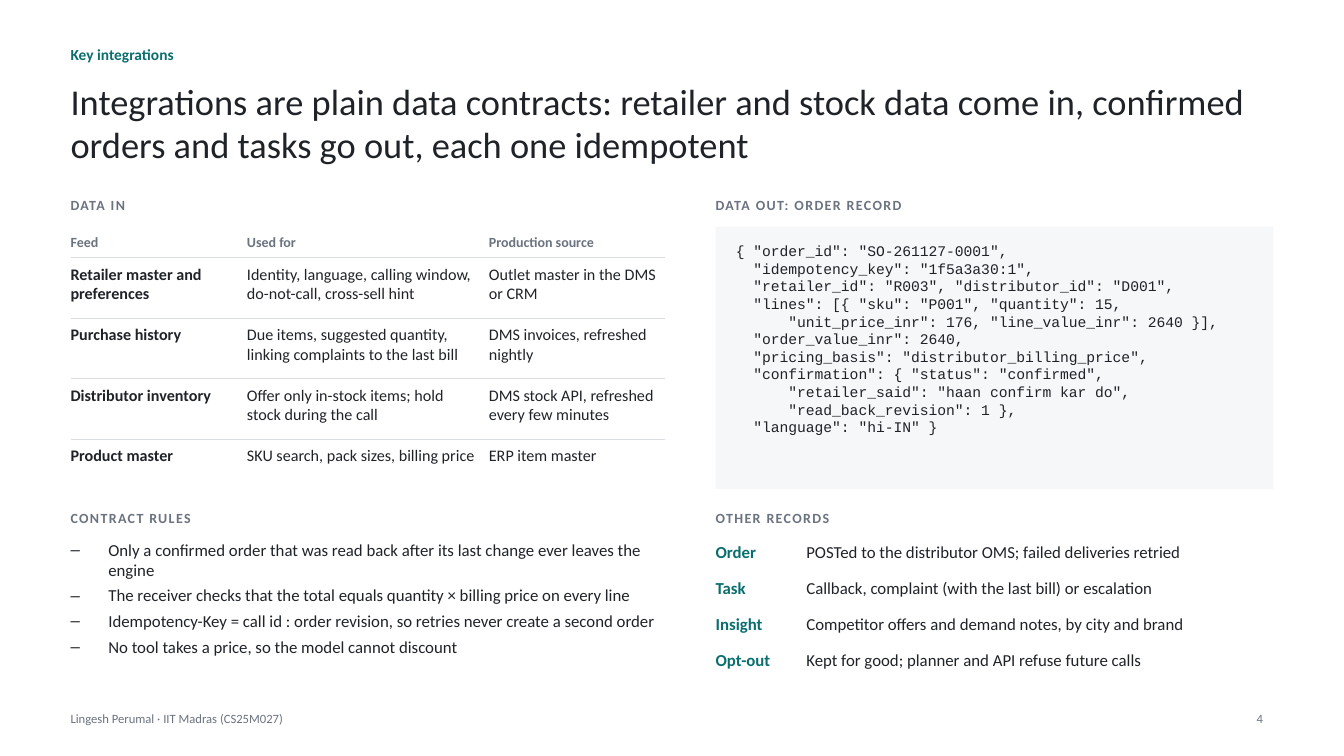
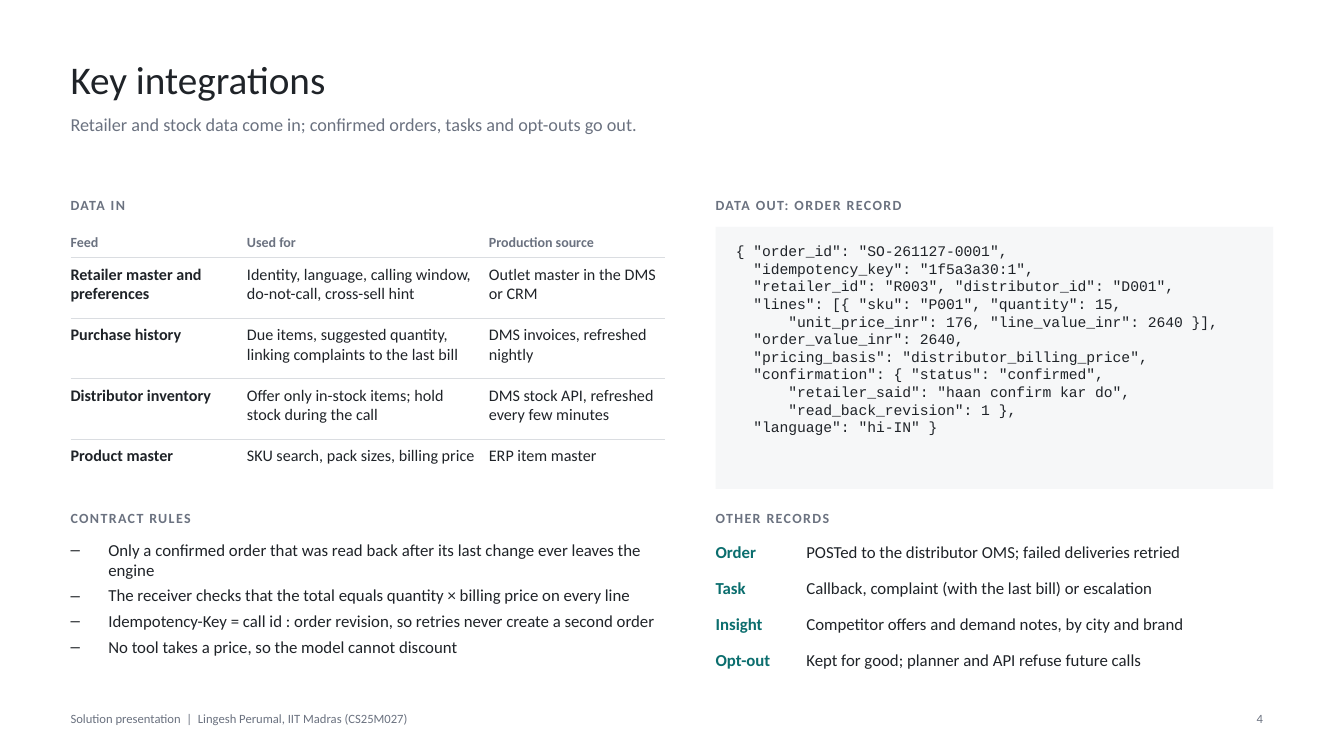
Before and after one commit to lingesh255/gt-voice, a slide deck: slide 4 of docs/solution-presentation.pptx. Drawn at 1344x756 pixels with LibreOffice and Linux fonts; fonts in the diff are those of the drawing. Boxes give left, top, right and bottom in pixels: in the first picture for what was removed or moved away, otherwise in the second. Text is boxed around its words. In the diff, an @@ line names an element or a change of style, - is before the commit and + after.

```diff
--- a/docs/solution-presentation.pptx
+++ b/docs/solution-presentation.pptx
@@ title "Key integrations": place and size @@
-title "Key integrations" at bbox=[71, 49, 174, 63]
+title "Key integrations" at bbox=[71, 67, 325, 101]
@@ title "Key integrations" at bbox=[71, 67, 325, 101]: size 11 to 28 pt, text colour #0B6E6E to #1F2328, bold off; less space between paragraphs @@
@@ text at bbox=[71, 118, 637, 134]: text changed; size 26 to 13 pt; text colour #1F2328 to #6B7280 @@
-Integrations are plain data contracts: retailer and stock data come in, confirmed orders and tasks go out, each one idempotent
+Retailer and stock data come in; confirmed orders, tasks and opt-outs go out.
@@ text at bbox=[71, 714, 408, 725]: text changed @@
-Lingesh Perumal · IIT Madras (CS25M027)
+Solution presentation | Lingesh Perumal, IIT Madras (CS25M027)
```
Also in this commit, not shown: 4 other slides changed, 5 other files.
